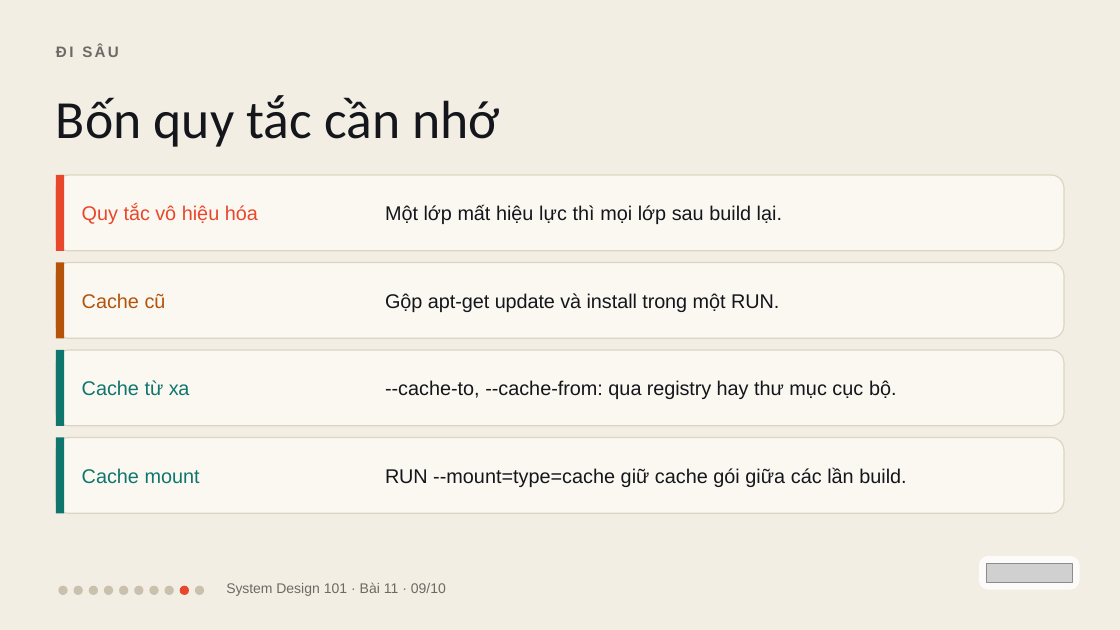
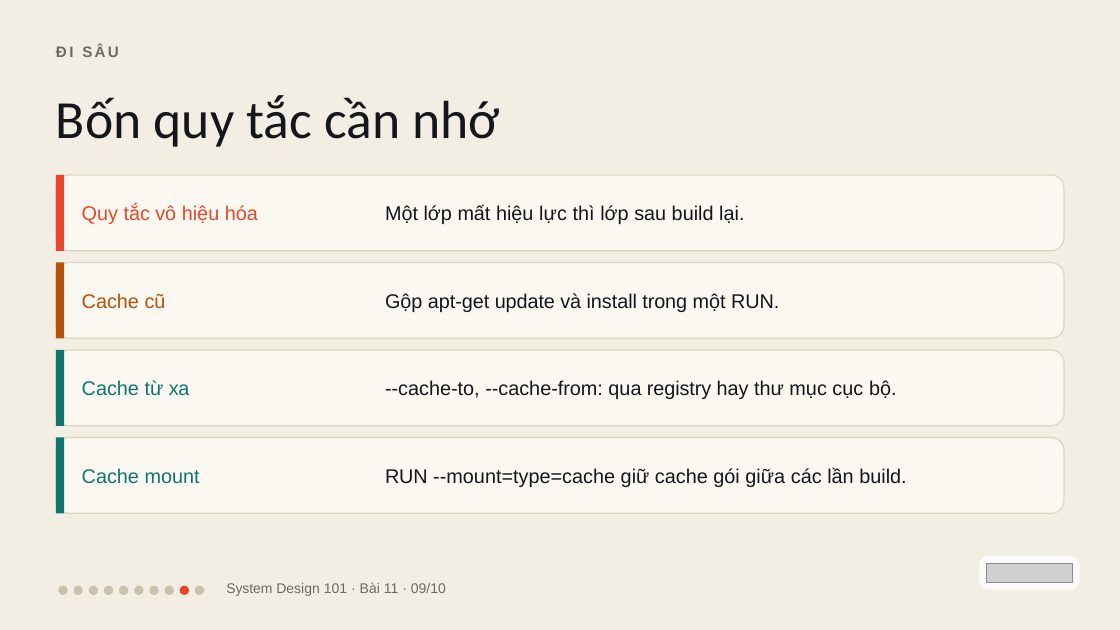
Before and after one commit to vohoailinh90/tool-marketing-studio, a slide deck: slide 9 of system-design-101/vi/lessons/sd-13-011/slides/sd-13-011.pptx. Drawn at 1120x630 pixels with LibreOffice and Linux fonts; fonts in the diff are those of the drawing; grey boxes stand for pictures. Boxes give left, top, right and bottom in pixels: in the first picture for what was removed or moved away, otherwise in the second. Text is boxed around its words. In the diff, an @@ line names an element or a change of style, - is before the commit and + after.

```diff
--- a/system-design-101/vi/lessons/sd-13-011/slides/sd-13-011.pptx
+++ b/system-design-101/vi/lessons/sd-13-011/slides/sd-13-011.pptx
@@ text at box(385, 205, 744, 224): text changed @@
-Một lớp mất hiệu lực thì mọi lớp sau build lại.
+Một lớp mất hiệu lực thì lớp sau build lại.
```
Also in this commit, not shown: 3 other slides changed, 7 other files.
